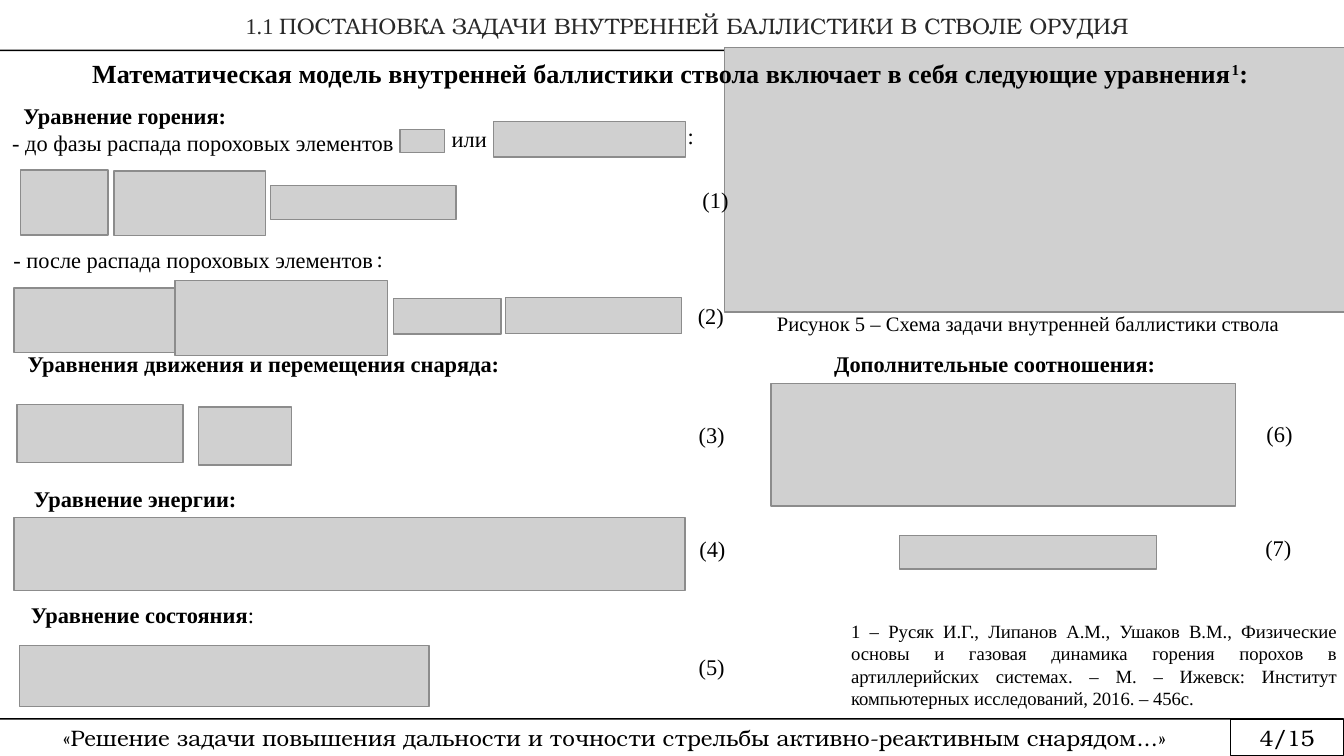
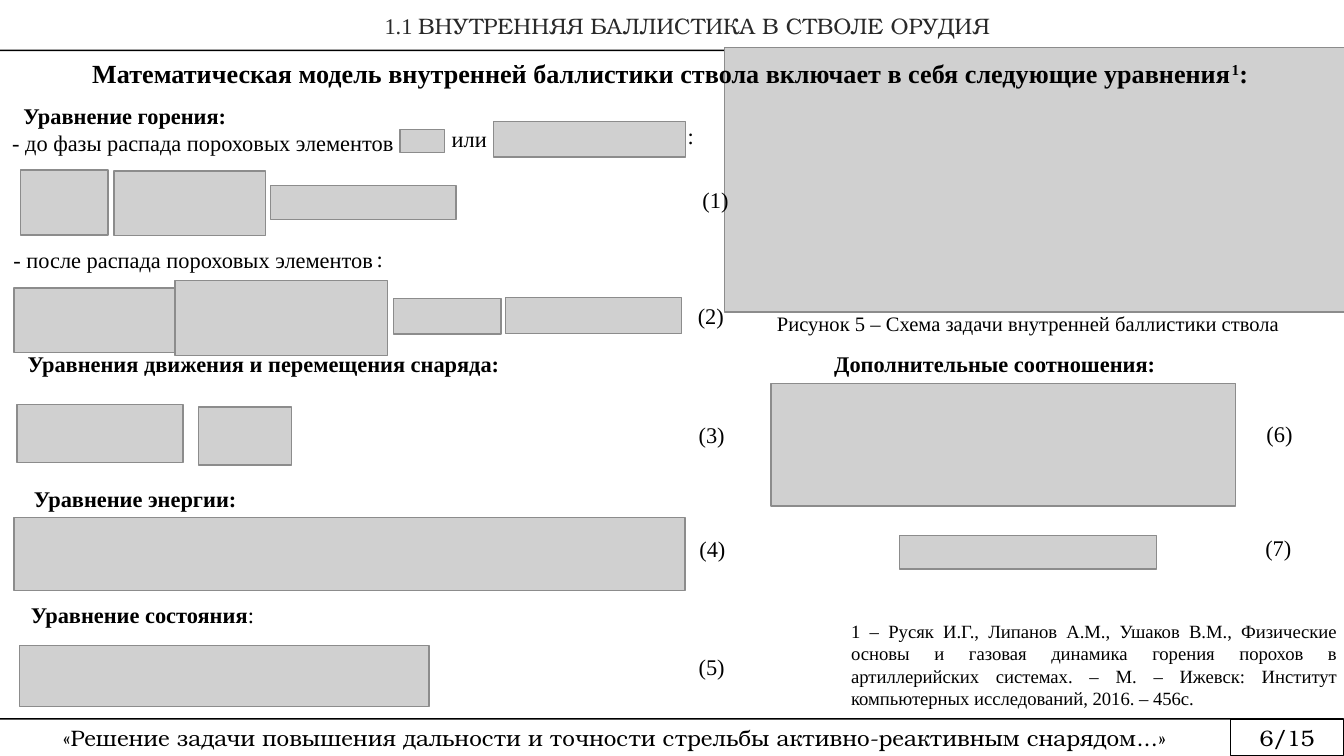
Before and after one commit to rustam-mansurov/cats, a slide deck: slide 7 of Аспирантура/План диссертации.pptx (slide 6 before the commit). Drawn at 1344x756 pixels with LibreOffice and Linux fonts; fonts in the diff are those of the drawing; grey boxes stand for pictures. Boxes give left, top, right and bottom in pixels: in the first picture for what was removed or moved away, otherwise in the second. Text is boxed around its words. In the diff, an @@ line names an element or a change of style, - is before the commit and + after.

```diff
--- a/Аспирантура/План диссертации.pptx
+++ b/Аспирантура/План диссертации.pptx
@@ text in rectangle at (385,18,990,39): text changed @@
-1.1 ПОСТАНОВКА ЗАДАЧИ ВНУТРЕННЕЙ БАЛЛИСТИКИ В СТВОЛЕ ОРУДИЯ
+1.1 ВНУТРЕННЯЯ БАЛЛИСТИКА В СТВОЛЕ ОРУДИЯ
@@ text in rectangle at (1260,730,1315,749): text changed @@
-4/15
+6/15
```
Also in this commit, not shown: 13 other slides changed, 7 slides added, 6 other files.
